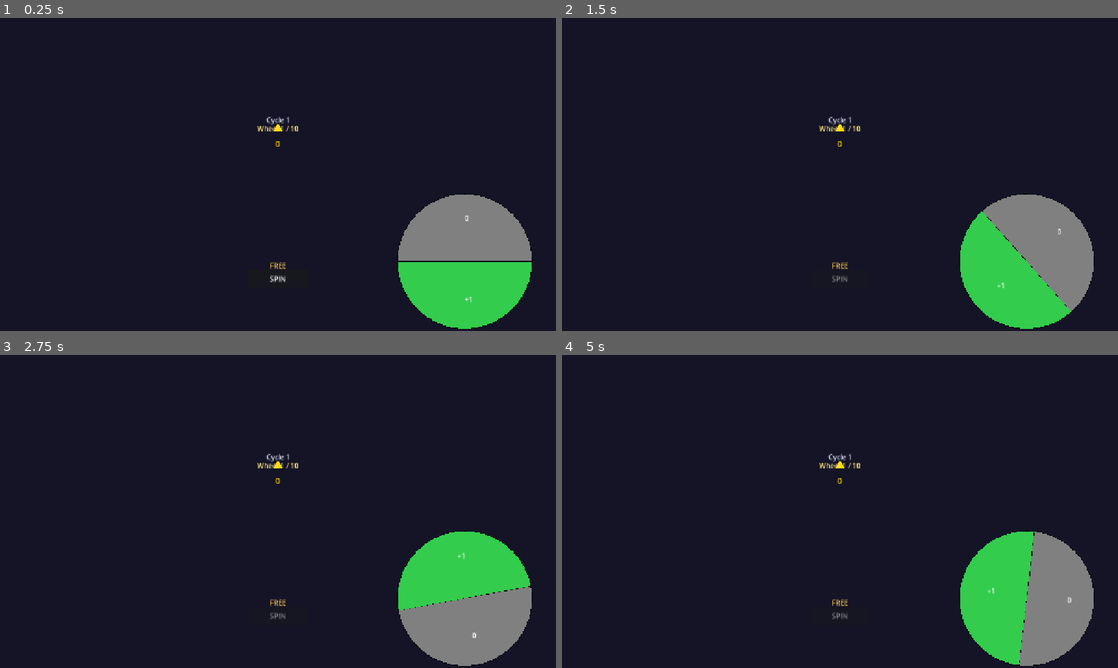
Above: before the commit, frames 1-4 (two rows, left to right).
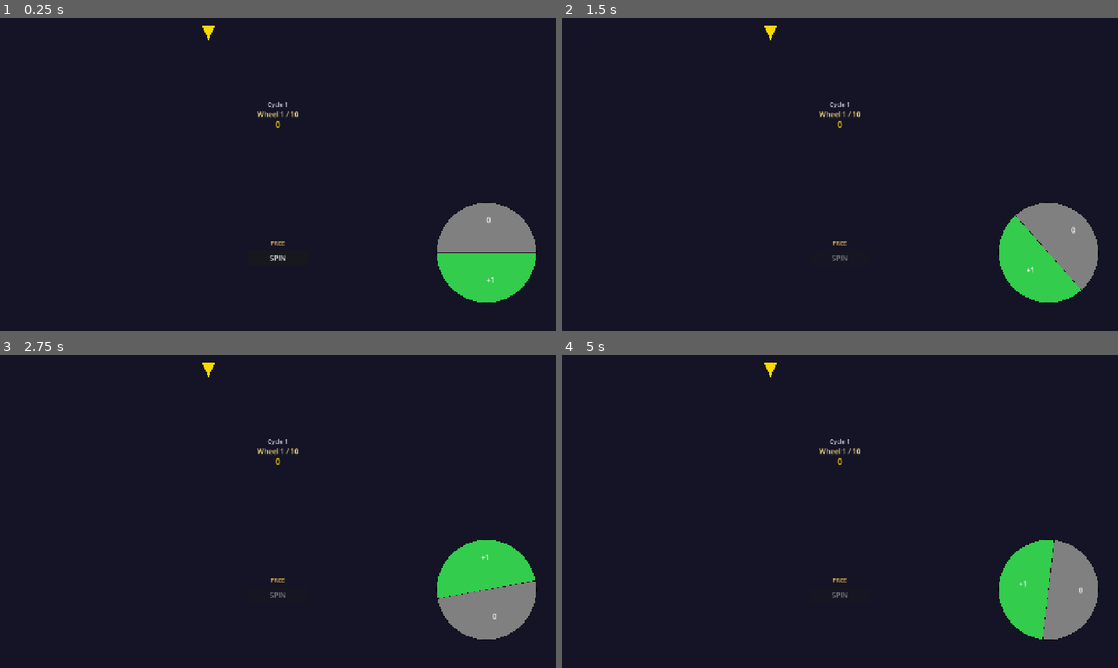
Above: after the commit, the same moments.

Repository: chelij/wheelylucky
Game: Godot game, scene res://scenes/main.tscn
The game is run twice, just before and just after one commit, with the same random seed, the same clock (stepped at 60 frames per second) and the same inputs.
Inputs:
- Up to frame 1 (0.25 s): no input
- Up to frame 2 (1.5 s): click "SPIN" at 0.5 s
- Up to frame 3 (2.75 s): no input
- Up to frame 4 (5 s): click "SPIN" at 3.5 s

The runs differ from the first frame. In frame 1, 5.2% of the frame differs, in the area x 36-97%, y 2-100%; in frame 2, 5.9%; in frame 3, 4.9%; in frame 4, 5.8%.

Commit message:
fix: layout - wheel fits viewport, pointer at top, labels spaced apart

Diff:
--- a/scenes/main.tscn
+++ b/scenes/main.tscn
@@ -20,7 +20,7 @@
 anchors_preset = 7
 anchor_right = 1.0
 offset_top = 0.0
-offset_bottom = 40.0
+offset_bottom = 36.0
 theme_override_constants/separation = 10
 
 [node name="TitleLabel" type="Label" parent="TopBar"]
@@ -44,15 +44,15 @@
 layout_mode = 1
 anchors_preset = 7
 anchor_right = 1.0
-offset_top = 40.0
-offset_bottom = 62.0
-theme_override_constants/separation = 3
+offset_top = 36.0
+offset_bottom = 68.0
+theme_override_constants/separation = 4
 alignment = 1
 
 [node name="WheelSelectorHBox" type="HBoxContainer" parent="WheelSelector"]
 layout_mode = 2
 size_flags_horizontal = 2
-theme_override_constants/separation = 3
+theme_override_constants/separation = 4
 
 [node name="Wheel" type="Control" parent="."]
 layout_mode = 1
@@ -60,15 +60,15 @@
 anchor_top = 0.5
 anchor_right = 0.5
 anchor_bottom = 0.5
-offset_left = -210.0
+offset_left = -160.0
 offset_top = -200.0
-offset_right = 210.0
-offset_bottom = 280.0
+offset_right = 160.0
+offset_bottom = 240.0
 script = ExtResource("1_wheel")
 
 [node name="PointerArrow" type="Polygon2D" parent="Wheel"]
-position = Vector2(210, 82)
-polygon = PackedVector2Array(0, 0, -10, 18, 10, 18)
+position = Vector2(0, -125)
+polygon = PackedVector2Array(0, 16, -14, -16, 14, -16)
 color = Color(1, 0.85, 0, 1)
 
 [node name="CycleLabel" type="Label" parent="Wheel"]
@@ -76,11 +76,12 @@
 anchors_preset = 8
 anchor_right = 0.5
 anchor_bottom = 0.5
-offset_left = -55.0
-offset_top = -177.0
-offset_right = 55.0
-offset_bottom = -155.0
+offset_left = -40.0
+offset_top = -190.0
+offset_right = 40.0
+offset_bottom = -172.0
 theme_override_colors/font_color = Color(0.8, 0.8, 0.9, 1)
+theme_override_font_sizes/font_size = 14
 text = "Cycle 1"
 horizontal_alignment = 1
 vertical_alignment = 1
@@ -90,10 +91,10 @@
 anchors_preset = 8
 anchor_right = 0.5
 anchor_bottom = 0.5
-offset_left = -65.0
-offset_top = -157.0
-offset_right = 65.0
-offset_bottom = -135.0
+offset_left = -60.0
+offset_top = -168.0
+offset_right = 60.0
+offset_bottom = -150.0
 theme_override_colors/font_color = Color(1, 0.9, 0.5, 1)
 theme_override_font_sizes/font_size = 16
 text = "Wheel 1 / 10"
@@ -105,12 +106,12 @@
 anchors_preset = 8
 anchor_right = 0.5
 anchor_bottom = 0.5
-offset_left = -40.0
-offset_top = -122.0
-offset_right = 40.0
-offset_bottom = -100.0
+offset_left = -45.0
+offset_top = -146.0
+offset_right = 45.0
+offset_bottom = -126.0
 theme_override_colors/font_color = Color(1, 0.85, 0, 1)
-theme_override_font_sizes/font_size = 18
+theme_override_font_sizes/font_size = 20
 text = "0"
 horizontal_alignment = 1
 vertical_alignment = 1
@@ -120,11 +121,12 @@
 anchors_preset = 8
 anchor_right = 0.5
 anchor_bottom = 0.5
-offset_left = -55.0
-offset_top = 158.0
-offset_right = 55.0
-offset_bottom = 180.0
+offset_left = -50.0
+offset_top = 128.0
+offset_right = 50.0
+offset_bottom = 148.0
 theme_override_colors/font_color = Color(0.9, 0.7, 0.3, 1)
+theme_override_font_sizes/font_size = 14
 text = "FREE"
 horizontal_alignment = 1
 vertical_alignment = 1
@@ -135,9 +137,9 @@
 anchor_right = 0.5
 anchor_bottom = 0.5
 offset_left = -70.0
-offset_top = 180.0
+offset_top = 155.0
 offset_right = 70.0
-offset_bottom = 220.0
+offset_bottom = 190.0
 text = "SPIN"
 
 [node name="StatsPanel" type="VBoxContainer" parent="."]
@@ -146,7 +148,7 @@
 anchor_right = 1.0
 anchor_bottom = 1.0
 offset_left = 1080.0
-offset_top = 40.0
+offset_top = 36.0
 offset_right = 1280.0
 offset_bottom = 720.0
 theme_override_constants/separation = 8
--- a/scripts/wheel.gd
+++ b/scripts/wheel.gd
@@ -111,8 +111,8 @@
 	var wheel_outcomes = WheelConfig.get_outcomes(Game.selected_wheel)
 	var rect = get_rect()
 	var center = rect.position + rect.size / 2.0
-	# Fixed radius leaves room for labels and button inside the Control rect
-	var radius = 155.0  # matches scene layout: circle top at y~85
+	# Fixed radius: 115px, circle fits inside 300x300 Wheel rect
+	var radius = 115.0
 
 	if wheel_outcomes.size() == 0 or radius <= 0:
 		return
